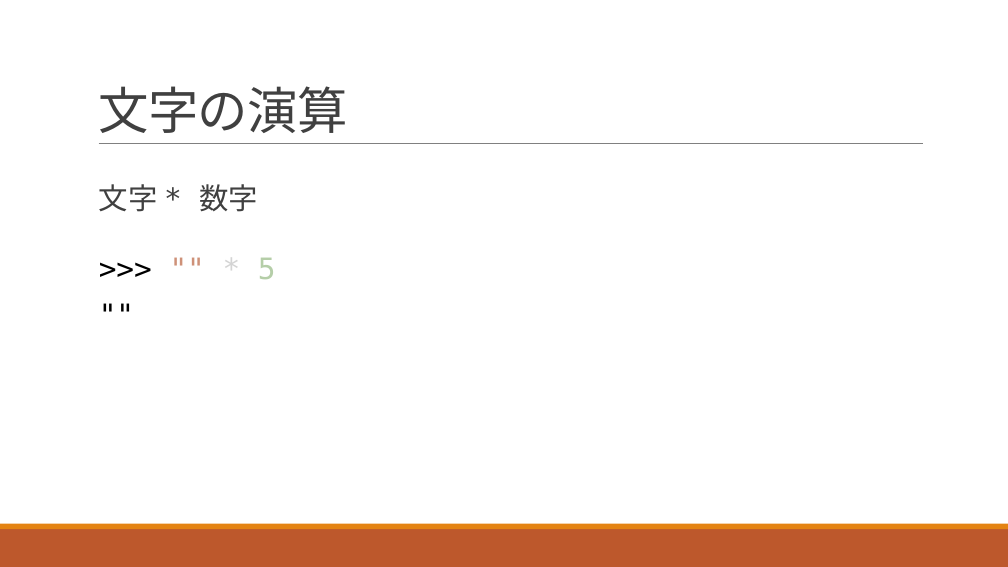
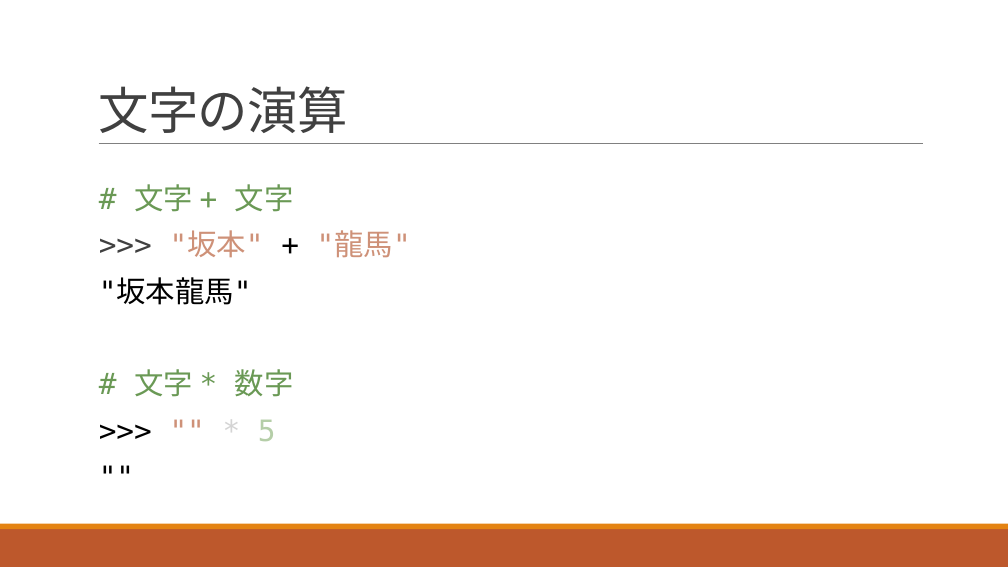
Before and after one commit to navy1634/Teach, a slide deck: slide 21 of 20230530/unit1.pptx (slide 22 before the commit). Drawn at 1008x567 pixels with LibreOffice and Linux fonts; fonts in the diff are those of the drawing. Boxes give left, top, right and bottom in pixels: in the first picture for what was removed or moved away, otherwise in the second. Text is boxed around its words. In the diff, an @@ line names an element or a change of style, - is before the commit and + after.

Commit message:
unit01 add 文字と数字

```diff
--- a/20230530/unit1.pptx
+++ b/20230530/unit1.pptx
@@ text at box(99, 184, 411, 397): text changed; text colour #404040 to #6A9955 @@
-  文字 * 数字
+  # 文字 + 文字
+  >>> "坂本" + "龍馬"
+  "坂本龍馬"
+  # 文字 * 数字
```
Also in this commit, not shown: 4 other slides changed, 2 slides added, 1 other file.
